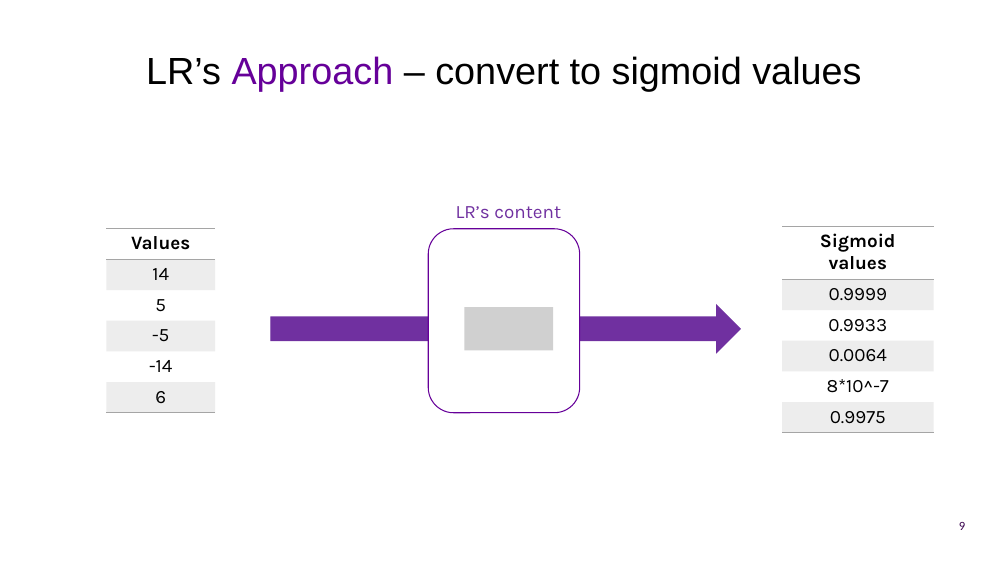
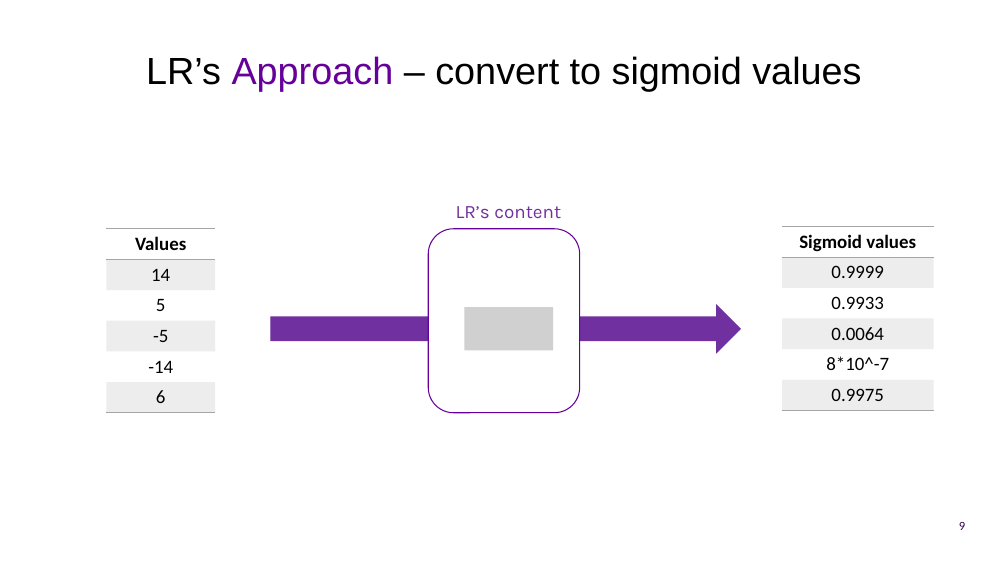
Before and after one commit to UOMDSS/workshops-2022-2023, a slide deck: slide 9 of semester-1/Week-7-EEG-Feeling-Emotions-Logistic-Regression/presentation.pptx. Drawn at 1008x567 pixels with LibreOffice and Linux fonts; fonts in the diff are those of the drawing; grey boxes stand for pictures; background and template pictures are left out. Boxes give left, top, right and bottom in pixels: in the first picture for what was removed or moved away, otherwise in the second. Text is boxed around its words. In the diff, an @@ line names an element or a change of style, - is before the commit and + after.

```diff
--- a/semester-1/Week-7-EEG-Feeling-Emotions-Logistic-Regression/presentation.pptx
+++ b/semester-1/Week-7-EEG-Feeling-Emotions-Logistic-Regression/presentation.pptx
@@ table at (107,229,216,413) @@
@@ font Karla to Calibri @@
@@ table at (782,227,933,411) @@
@@ font Karla to Calibri @@
```
Also in this commit, not shown: 6 other slides changed, 27 slides added, 6 slides removed.
